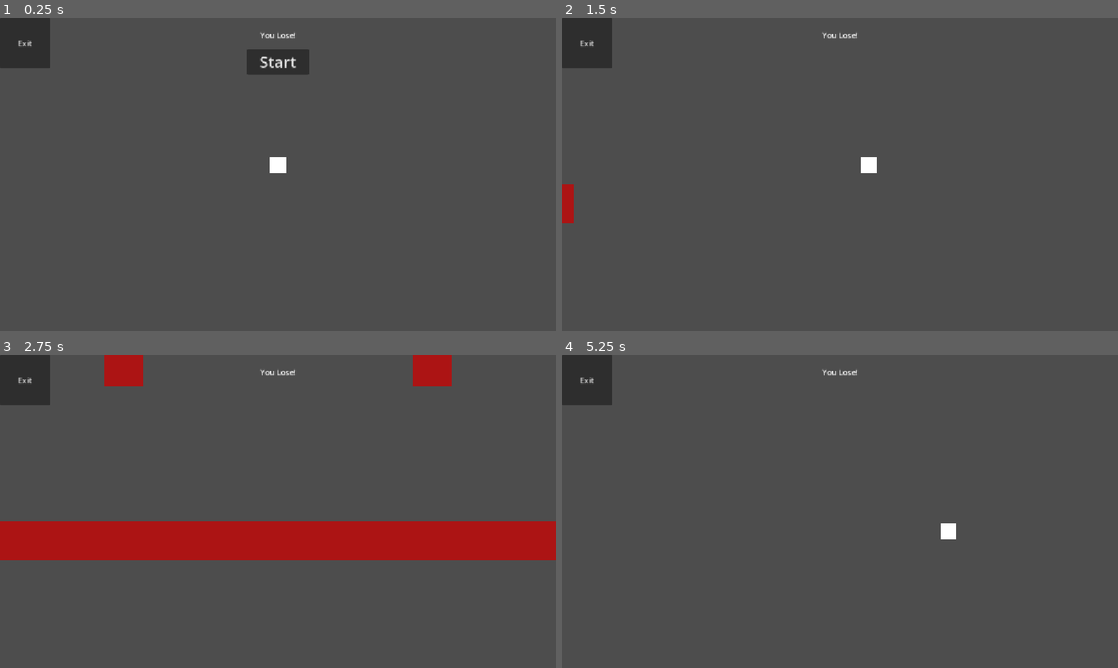
Above: before the commit, frames 1-4 (two rows, left to right).
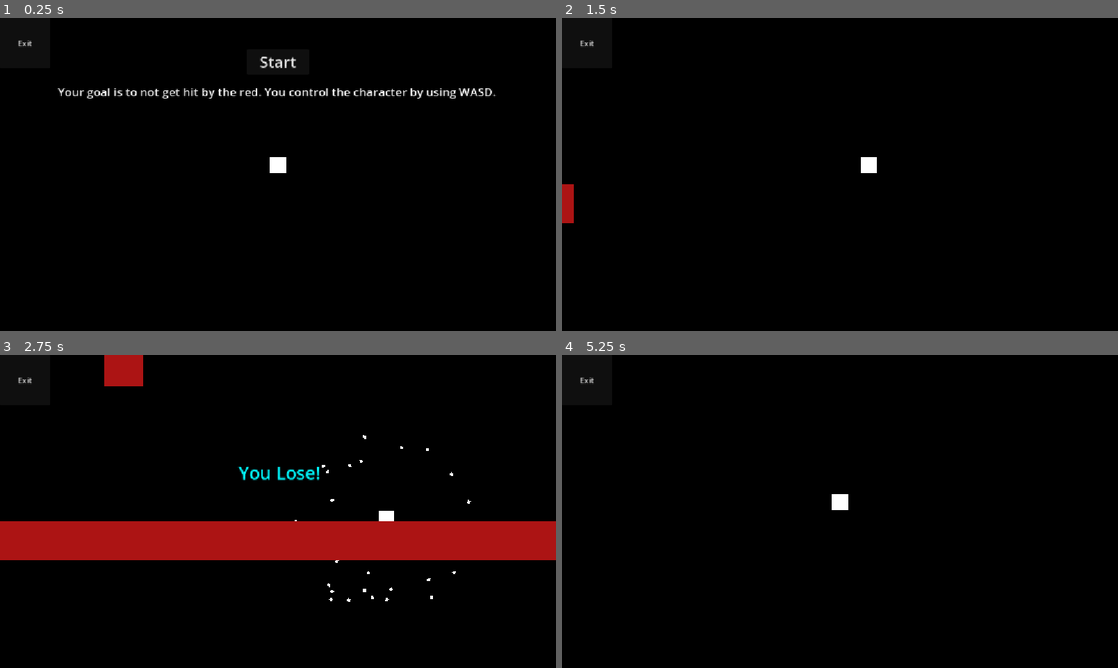
Above: after the commit, the same moments.

Repository: V3AI-Seven/processing-assignments-10
Game: Godot game, scene res://scenes/projects/shapes_dodge.tscn
The game is run twice, just before and just after one commit, with the same random seed, the same clock (stepped at 60 frames per second) and the same inputs. This scene is started directly instead of the project's main scene.
Inputs (mouse positions are in pixels of both pictures, inside the frame that each line leads up to):
- Up to frame 1 (0.25 s): no input
- Up to frame 2 (1.5 s): click "Start" at 0.5 s; tap Enter at 1.25 s; move the mouse to (962, 158) at 1.27 s; hold D from 1.28 s (still down); hold Space from 1.28 s (still down)
- Up to frame 3 (2.75 s): move the mouse to (166, 527) at 2.02 s; release D at 2.03 s; release Space at 2.03 s; hold S from 2.03 s (still down); tap T at 2.1 s; tap Space at 2.27, 2.3, 2.57 s
- Up to frame 4 (5.25 s): move the mouse to (895, 442) at 2.77 s; release S at 2.78 s; hold D 2.78-3.53 s; hold Space 2.78-3.53 s; move the mouse to (812, 574) at 3.52 s; hold W 3.53-4.25 s; tap T at 3.6 s; tap Space at 3.77, 3.8, 4.07 s; click (840, 398) at 4.25 s, where only the run after the commit has a clickable "Restart"; click (840, 398) at 5 s, where only the run after the commit has a clickable "Start"

The runs differ from the first frame. In frame 1, 100% of the frame differs, in the area x 0-100%, y 0-100%; in frame 2, 100%; in frame 3, 87%; in frame 4, 100%.

Commit message:
More work on level design

Diff:
--- a/scenes/projects/shapes_dodge.tscn
+++ b/scenes/projects/shapes_dodge.tscn
@@ -1,29 +1,147 @@
-[gd_scene load_steps=26 format=3 uid="uid://bmp6ekjmslkgy"]
+[gd_scene load_steps=38 format=3 uid="uid://bmp6ekjmslkgy"]
 
 [ext_resource type="Script" uid="uid://e4a1mtqjw2do" path="res://scripts/Shapes/player.gd" id="2_nydrw"]
 [ext_resource type="Script" uid="uid://tsg2m6cty82u" path="res://scripts/Shapes/game_ui.gd" id="4_3ptjk"]
 [ext_resource type="Script" uid="uid://2v7d702jq350" path="res://scripts/Shapes/moving_boxes.gd" id="4_krmav"]
+[ext_resource type="Script" uid="uid://ckge7lsvys147" path="res://scripts/Shapes/simulated_enemy.gd" id="5_a4ec7"]
 [ext_resource type="PackedScene" uid="uid://d4mmehk8jrrto" path="res://scenes/templates/exit_button.tscn" id="5_krmav"]
+
+[sub_resource type="QuadMesh" id="QuadMesh_3ptjk"]
+
+[sub_resource type="Gradient" id="Gradient_a4ec7"]
+offsets = PackedFloat32Array(0)
+colors = PackedColorArray(0, 0, 0, 1)
+
+[sub_resource type="GradientTexture1D" id="GradientTexture1D_y0t3g"]
+gradient = SubResource("Gradient_a4ec7")
 
 [sub_resource type="QuadMesh" id="QuadMesh_24jta"]
 
 [sub_resource type="RectangleShape2D" id="RectangleShape2D_nydrw"]
 size = Vector2(32, 32)
 
+[sub_resource type="Gradient" id="Gradient_krmav"]
+offsets = PackedFloat32Array(0)
+colors = PackedColorArray(1, 1, 1, 1)
+
+[sub_resource type="GradientTexture2D" id="GradientTexture2D_a4ec7"]
+gradient = SubResource("Gradient_krmav")
+width = 6
+height = 6
+fill_from = Vector2(1, 0)
+fill_to = Vector2(0.491453, 0.46153846)
+
+[sub_resource type="Curve" id="Curve_3ptjk"]
+_limits = [0.0, 3.0, 0.0, 1.0]
+_data = [Vector2(0, 1), 0.0, 0.0, 0, 0, Vector2(1, 1), 0.0, 0.0, 0, 0]
+point_count = 2
+
+[sub_resource type="CurveTexture" id="CurveTexture_krmav"]
+curve = SubResource("Curve_3ptjk")
+
+[sub_resource type="ParticleProcessMaterial" id="ParticleProcessMaterial_3ptjk"]
+particle_flag_disable_z = true
+emission_shape = 3
+emission_box_extents = Vector3(16, 16, 1)
+angle_min = -720.0
+angle_max = 720.0
+direction = Vector3(0, 0, 0)
+spread = 180.0
+flatness = 1.0
+initial_velocity_min = 199.15
+initial_velocity_max = 351.69
+gravity = Vector3(0, 100, 0)
+linear_accel_min = -2.2351742e-06
+linear_accel_max = -2.2351742e-06
+scale_over_velocity_curve = SubResource("CurveTexture_krmav")
+
+[sub_resource type="LabelSettings" id="LabelSettings_3ptjk"]
+font_color = Color(0, 0.9765625, 1, 1)
+
 [sub_resource type="Animation" id="Animation_0lici"]
 resource_name = "LoseAnimation"
+length = 3.0
+tracks/0/type = "value"
+tracks/0/imported = false
+tracks/0/enabled = true
+tracks/0/path = NodePath("LoseText:label_settings:font_size")
+tracks/0/interp = 1
+tracks/0/loop_wrap = true
+tracks/0/keys = {
+"times": PackedFloat32Array(0, 1),
+"transitions": PackedFloat32Array(1, 1),
+"update": 0,
+"values": [1, 64]
+}
+tracks/1/type = "value"
+tracks/1/imported = false
+tracks/1/enabled = true
+tracks/1/path = NodePath("LoseText:visible")
+tracks/1/interp = 1
+tracks/1/loop_wrap = true
+tracks/1/keys = {
+"times": PackedFloat32Array(0),
+"transitions": PackedFloat32Array(1),
+"update": 1,
+"values": [true]
+}
+tracks/2/type = "value"
+tracks/2/imported = false
+tracks/2/enabled = true
+tracks/2/path = NodePath("RestartButton:visible")
+tracks/2/interp = 1
+tracks/2/loop_wrap = true
+tracks/2/keys = {
+"times": PackedFloat32Array(0, 1.8666667),
+"transitions": PackedFloat32Array(1, 1),
+"update": 1,
+"values": [false, true]
+}
+
+[sub_resource type="Animation" id="Animation_o7nvy"]
+length = 0.001
+tracks/0/type = "value"
+tracks/0/imported = false
+tracks/0/enabled = true
+tracks/0/path = NodePath("LoseText:label_settings:font_size")
+tracks/0/interp = 1
+tracks/0/loop_wrap = true
+tracks/0/keys = {
+"times": PackedFloat32Array(0),
+"transitions": PackedFloat32Array(1),
+"update": 1,
+"values": [16]
+}
+tracks/1/type = "value"
+tracks/1/imported = false
+tracks/1/enabled = true
+tracks/1/path = NodePath("LoseText:visible")
+tracks/1/interp = 1
+tracks/1/loop_wrap = true
+tracks/1/keys = {
+"times": PackedFloat32Array(0),
+"transitions": PackedFloat32Array(1),
+"update": 1,
+"values": [false]
+}
+tracks/2/type = "value"
+tracks/2/imported = false
+tracks/2/enabled = true
+tracks/2/path = NodePath("RestartButton:visible")
+tracks/2/interp = 1
+tracks/2/loop_wrap = true
+tracks/2/keys = {
+"times": PackedFloat32Array(0),
+"transitions": PackedFloat32Array(1),
+"update": 1,
+"values": [false]
+}
 
 [sub_resource type="AnimationLibrary" id="AnimationLibrary_o7nvy"]
 _data = {
-&"LoseAnimation": SubResource("Animation_0lici")
-}
-
-[sub_resource type="Gradient" id="Gradient_krmav"]
-offsets = PackedFloat32Array(0)
-colors = PackedColorArray(0, 0, 0, 1)
-
-[sub_resource type="GradientTexture1D" id="GradientTexture1D_a4ec7"]
-gradient = SubResource("Gradient_krmav")
+&"LoseAnimation": SubResource("Animation_0lici"),
+&"RESET": SubResource("Animation_o7nvy")
+}
 
 [sub_resource type="QuadMesh" id="QuadMesh_hrw6t"]
 
@@ -71,7 +189,7 @@
 tracks/0/interp = 1
 tracks/0/loop_wrap = true
 tracks/0/keys = {
-"times": PackedFloat32Array(0, 0.2, 1, 1.3333334, 2.8, 3),
+"times": PackedFloat32Array(0, 0.2, 1, 1.2, 2.8, 3),
 "transitions": PackedFloat32Array(1, 1, 1, 1, 1, 1),
 "update": 0,
 "values": [Vector2(-768, 384), Vector2(-640, 384), Vector2(-640, 384), Vector2(576, 384), Vector2(576, 384), Vector2(1920, 384)]
@@ -232,10 +350,35 @@
 &"SlidingBox": SubResource("Animation_1fkto")
 }
 
+[sub_resource type="Gradient" id="Gradient_y0t3g"]
+offsets = PackedFloat32Array(0.5555556)
+colors = PackedColorArray(0.6784314, 0.08235294, 0.08235294, 1)
+
+[sub_resource type="GradientTexture2D" id="GradientTexture2D_5et4b"]
+gradient = SubResource("Gradient_y0t3g")
+width = 24
+height = 24
+
+[sub_resource type="ParticleProcessMaterial" id="ParticleProcessMaterial_krmav"]
+lifetime_randomness = 0.11
+particle_flag_disable_z = true
+angle_min = -720.0
+angle_max = 720.0
+direction = Vector3(1, 1, 0)
+initial_velocity_min = 146.23999
+initial_velocity_max = 344.28
+gravity = Vector3(0, 0, 0)
+
 [node name="ShapesDodge" type="Node2D"]
 
+[node name="Background" type="MeshInstance2D" parent="."]
+position = Vector2(575.75, 323.75003)
+scale = Vector2(1152.5, 648.50006)
+mesh = SubResource("QuadMesh_3ptjk")
+texture = SubResource("GradientTexture1D_y0t3g")
+
 [node name="RoundTimer" type="Timer" parent="."]
-wait_time = 60.0
+wait_time = 30.0
 one_shot = true
 
 [node name="CharacterBody2D" type="CharacterBody2D" parent="."]
@@ -253,6 +396,17 @@
 [node name="CollisionShape2D" type="CollisionShape2D" parent="CharacterBody2D"]
 shape = SubResource("RectangleShape2D_nydrw")
 
+[node name="GPUParticles2D" type="GPUParticles2D" parent="CharacterBody2D"]
+emitting = false
+amount = 35
+texture = SubResource("GradientTexture2D_a4ec7")
+lifetime = 0.6
+one_shot = true
+explosiveness = 0.85
+randomness = 0.07
+draw_order = 0
+process_material = SubResource("ParticleProcessMaterial_3ptjk")
+
 [node name="GameUI" type="Control" parent="."]
 layout_mode = 3
 anchors_preset = 0
@@ -260,7 +414,48 @@
 offset_bottom = 40.0
 script = ExtResource("4_3ptjk")
 
-[node name="StartButton" type="Button" parent="GameUI"]
+[node name="ExitButton" parent="GameUI" instance=ExtResource("5_krmav")]
+layout_mode = 0
+
+[node name="LoseAnim" type="Control" parent="GameUI"]
+anchors_preset = 0
+offset_right = 40.0
+offset_bottom = 40.0
+
+[node name="LoseText" type="Label" parent="GameUI/LoseAnim"]
+visible = false
+layout_mode = 0
+offset_left = 432.0
+offset_top = 200.0
+offset_right = 726.0
+offset_bottom = 288.0
+text = "You Lose!"
+label_settings = SubResource("LabelSettings_3ptjk")
+horizontal_alignment = 1
+vertical_alignment = 1
+
+[node name="AnimationPlayer" type="AnimationPlayer" parent="GameUI/LoseAnim"]
+libraries = {
+&"": SubResource("AnimationLibrary_o7nvy")
+}
+
+[node name="RestartButton" type="Button" parent="GameUI/LoseAnim"]
+visible = false
+layout_mode = 0
+offset_left = 512.0
+offset_top = 64.0
+offset_right = 632.0
+offset_bottom = 117.0
+theme_override_font_sizes/font_size = 32
+text = "Restart
+"
+
+[node name="StartUI" type="Control" parent="GameUI"]
+anchors_preset = 0
+offset_right = 40.0
+offset_bottom = 40.0
+
+[node name="StartButton" type="Button" parent="GameUI/StartUI"]
 layout_mode = 0
 offset_left = 512.0
 offset_top = 64.0
@@ -269,38 +464,16 @@
 theme_override_font_sizes/font_size = 32
 text = "Start"
 
-[node name="ExitButton" parent="GameUI" instance=ExtResource("5_krmav")]
+[node name="Instructions" type="Label" parent="GameUI/StartUI"]
 layout_mode = 0
-
-[node name="LoseAnim" type="Control" parent="GameUI"]
-anchors_preset = 0
-offset_right = 40.0
-offset_bottom = 40.0
-
-[node name="LoseText" type="Label" parent="GameUI/LoseAnim"]
-layout_mode = 0
-offset_left = 456.0
-offset_top = 8.0
-offset_right = 696.0
-offset_bottom = 64.0
-text = "You Lose!"
+offset_left = 120.0
+offset_top = 136.0
+offset_right = 1027.0
+offset_bottom = 170.0
+theme_override_font_sizes/font_size = 24
+text = "Your goal is to not get hit by the red. You control the character by using WASD."
 horizontal_alignment = 1
 vertical_alignment = 1
-
-[node name="AnimationPlayer" type="AnimationPlayer" parent="GameUI/LoseAnim"]
-libraries = {
-&"": SubResource("AnimationLibrary_o7nvy")
-}
-
-[node name="CPUParticles2D" type="CPUParticles2D" parent="GameUI/LoseAnim"]
-emitting = false
-texture = SubResource("GradientTexture1D_a4ec7")
-one_shot = true
-explosiveness = 0.16
-emission_shape = 1
-emission_sphere_radius = 1.0
-spread = 180.0
-gravity = Vector2(0, 0)
 
 [node name="MovingBoxes" type="Node2D" parent="."]
 script = ExtResource("4_krmav")
@@ -376,8 +549,30 @@
 [node name="CollisionShape2D" type="CollisionShape2D" parent="MovingBoxes/SlidingBox3/Area2D"]
 shape = SubResource("RectangleShape2D_1fkto")
 
-[connection signal="pressed" from="GameUI/StartButton" to="GameUI" method="start"]
-[connection signal="pressed" from="GameUI/StartButton" to="MovingBoxes" method="start_game"]
+[node name="SimulatedEnemy" type="Node2D" parent="."]
+script = ExtResource("5_a4ec7")
+
+[node name="GPUParticles2D" type="GPUParticles2D" parent="SimulatedEnemy"]
+emitting = false
+amount = 50
+texture = SubResource("GradientTexture2D_5et4b")
+lifetime = 9.26
+one_shot = true
+explosiveness = 0.17
+randomness = 0.1
+process_material = SubResource("ParticleProcessMaterial_krmav")
+
+[node name="TriggerTimer" type="Timer" parent="SimulatedEnemy"]
+wait_time = 4.0
+one_shot = true
+
+[connection signal="game_over" from="CharacterBody2D" to="GameUI" method="game_over"]
+[connection signal="game_over" from="CharacterBody2D" to="MovingBoxes" method="stop_game"]
+[connection signal="game_over" from="CharacterBody2D" to="SimulatedEnemy" method="end_game"]
+[connection signal="pressed" from="GameUI/LoseAnim/RestartButton" to="GameUI" method="restart_game"]
+[connection signal="pressed" from="GameUI/StartUI/StartButton" to="GameUI" method="start"]
+[connection signal="pressed" from="GameUI/StartUI/StartButton" to="MovingBoxes" method="start_game"]
+[connection signal="pressed" from="GameUI/StartUI/StartButton" to="SimulatedEnemy" method="start_game"]
 [connection signal="player_hit" from="MovingBoxes" to="CharacterBody2D" method="player_hit"]
 [connection signal="timeout" from="MovingBoxes/SlidingBox/TriggerTimer" to="MovingBoxes" method="sliding_box_1"]
 [connection signal="body_entered" from="MovingBoxes/SlidingBox/Area2D" to="MovingBoxes" method="object_collide"]
@@ -385,3 +580,4 @@
 [connection signal="body_entered" from="MovingBoxes/SlidingBox2/Area2D" to="MovingBoxes" method="object_collide"]
 [connection signal="timeout" from="MovingBoxes/SlidingBox3/TriggerTimer" to="MovingBoxes" method="sliding_box_3"]
 [connection signal="body_entered" from="MovingBoxes/SlidingBox3/Area2D" to="MovingBoxes" method="object_collide"]
+[connection signal="timeout" from="SimulatedEnemy/TriggerTimer" to="SimulatedEnemy" method="start_particles"]
--- a/scripts/Shapes/game_ui.gd
+++ b/scripts/Shapes/game_ui.gd
@@ -2,13 +2,17 @@
 signal start_game
 
 
-# Called when the node enters the scene tree for the first time.
-func _ready() -> void:
-	pass # Replace with function body.
 
-func start() -> void:
-	$StartButton.visible = false
+
+func start() -> void: #linked via signal
+	$StartUI.visible = false
 	start_game.emit()
+
+func game_over() -> void: #linked via signal
+	$LoseAnim/AnimationPlayer.play("LoseAnimation")
+
+func restart_game() -> void: #linked via signal
+	get_tree().change_scene_to_file("res://scenes/projects/shapes_dodge.tscn")
 
 
 # Called every frame. 'delta' is the elapsed time since the previous frame.
--- a/scripts/Shapes/moving_boxes.gd
+++ b/scripts/Shapes/moving_boxes.gd
@@ -2,27 +2,24 @@
 signal player_hit
 
 
-# Called when the node enters the scene tree for the first time.
-func _ready() -> void:
-	pass
 
-func start_game() -> void:
+func start_game() -> void: #linked via signal
 	$SlidingBox/TriggerTimer.start()
 	$SlidingBox2/TriggerTimer.start()
 	$SlidingBox3/TriggerTimer.start()
 
-func object_collide(object: Node2D) -> void:
+func stop_game() -> void:
+	$SlidingBox/TriggerTimer.stop()
+	$SlidingBox2/TriggerTimer.stop()
+	$SlidingBox3/TriggerTimer.stop()
+
+func object_collide(object: Node2D) -> void: #linked via signal to moving things
 	if object.get_meta("IsPlayer", false):
 		player_hit.emit()
 
-func sliding_box_1() -> void:
+func sliding_box_1() -> void: #linked via signal
 	$SlidingBox/AnimationPlayer.play("SlidingBox")
-func sliding_box_2() -> void:
+func sliding_box_2() -> void: #linked via signal
 	$SlidingBox2/AnimationPlayer.play("SlidingBox2/SlidingBox")
-func sliding_box_3() -> void:
+func sliding_box_3() -> void:#linked via signal
 	$SlidingBox3/AnimationPlayer.play("SlidingBox1/SlidingBox")
-
-
-# Called every frame. 'delta' is the elapsed time since the previous frame.
-func _process(delta: float) -> void:
-	pass
--- a/scripts/Shapes/player.gd
+++ b/scripts/Shapes/player.gd
@@ -1,4 +1,9 @@
 extends CharacterBody2D
+
+# Name: Grayson
+# Date: December 1-5
+# Project: Shapes Dodge
+# Description: Its a game where you have to dodge shapes trying to hit you.
 
 var can_move := true
 
@@ -6,17 +11,20 @@
 const JUMP_VELOCITY := -400.0
 
 signal test_animation
+signal game_over
 
-func _input(event: InputEvent) -> void:
+func _input(event: InputEvent) -> void: #runs anytime an input is recieved (keypress, mouse click, mouse movement, and similar)
 	if event is InputEventKey:
 		if event.keycode == KEY_T and not event.is_echo() and event.is_pressed():
 			test_animation.emit()
 
-func player_hit() -> void:
+func player_hit() -> void: #linked via signal
 	can_move = false
+	$GPUParticles2D.emitting = true
+	game_over.emit()
 
 
-func _physics_process(_delta: float) -> void:
+func _physics_process(_delta: float) -> void: #runs every "physics frame"(a fixed speed that is useful for things like movement)
 
 	velocity = Vector2.ZERO
 
--- /dev/null
+++ b/scripts/Shapes/simulated_enemy.gd
@@ -0,0 +1,10 @@
+extends Node2D
+
+func start_game() -> void:
+	$TriggerTimer.start()
+
+func end_game() -> void:
+	$TriggerTimer.stop()
+
+func start_particles() -> void:
+	$GPUParticles2D.emitting = true
Not shown, added: scripts/Shapes/simulated_enemy.gd.uid
